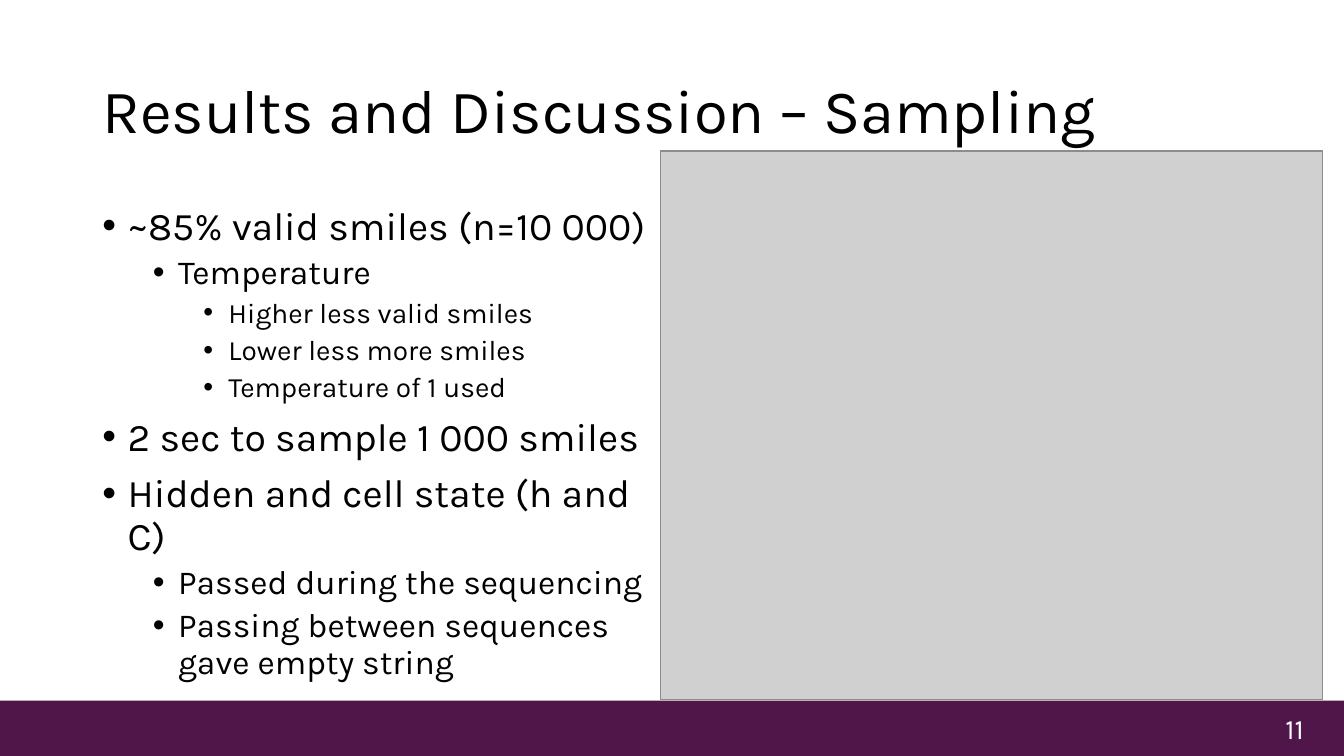
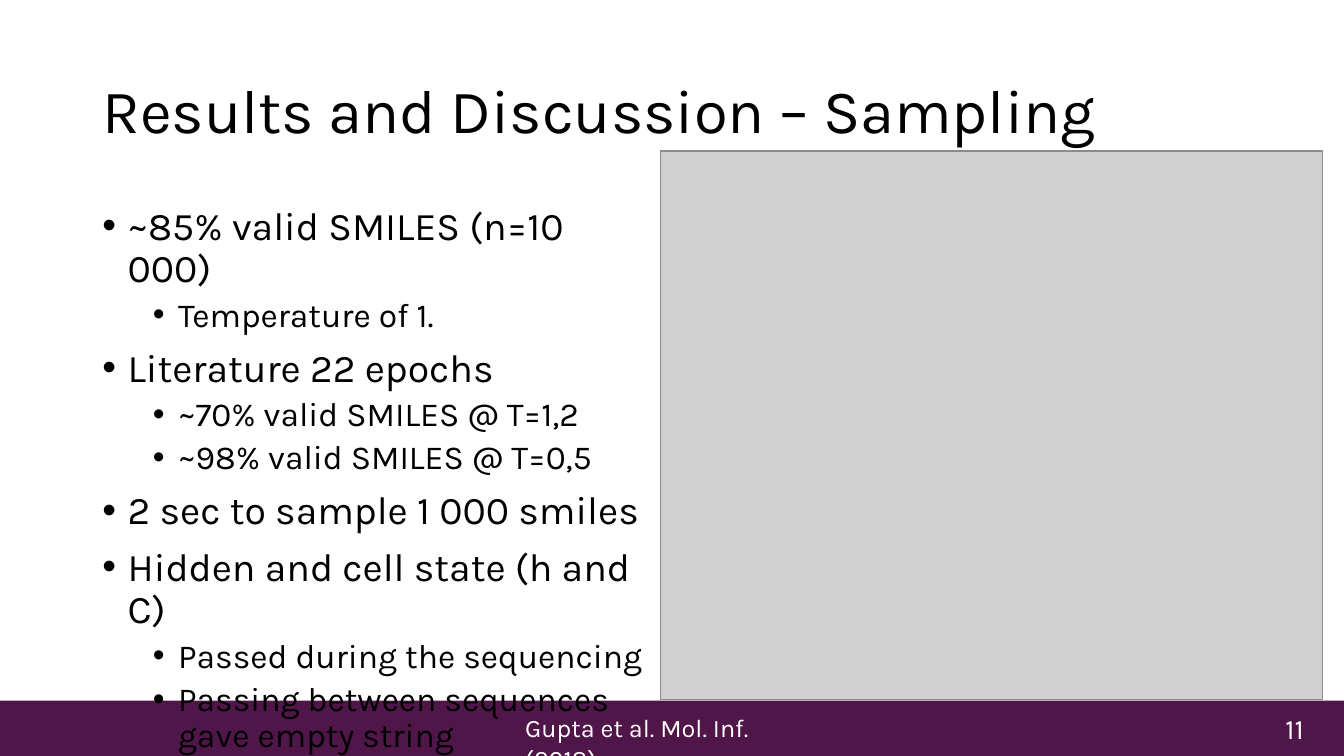
Before and after one commit to Martijn-075/ML4Chem-project-3-IV-MO, a slide deck: slide 11 of Presentation ML4CHEM project 3 iv MO.pptx. Drawn at 1344x756 pixels with LibreOffice and Linux fonts; fonts in the diff are those of the drawing; grey boxes stand for pictures; background and template pictures are left out. Boxes give left, top, right and bottom in pixels: in the first picture for what was removed or moved away, otherwise in the second. Text is boxed around its words. In the diff, an @@ line names an element or a change of style, - is before the commit and + after.

```diff
--- a/Presentation ML4CHEM project 3 iv MO.pptx
+++ b/Presentation ML4CHEM project 3 iv MO.pptx
@@ text at (128, 211, 591, 473): text changed; size 20 to 24 pt @@
-• ~85% valid smiles (n=10 000)
-  • Temperature
-    • Higher less valid smiles
-    • Lower less more smiles
-    • Temperature of 1 used
+• ~85% valid SMILES (n=10 000)
+  • Temperature of 1.
+• Literature 22 epochs
+  • ~70% valid SMILES @ T=1,2
+  • ~98% valid SMILES @ T=0,5
@@ text added at (525, 719, 748, 743), 18 pt, text #FFFFFF @@
+Gupta et al. Mol. Inf. (2018)
```
Also in this commit, not shown: 9 other slides changed, 8 other files.
